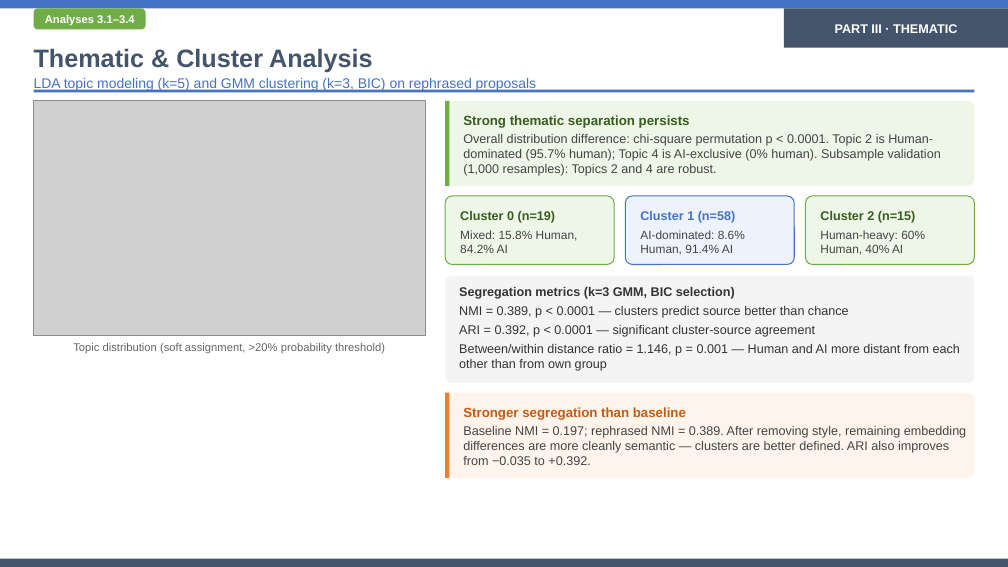
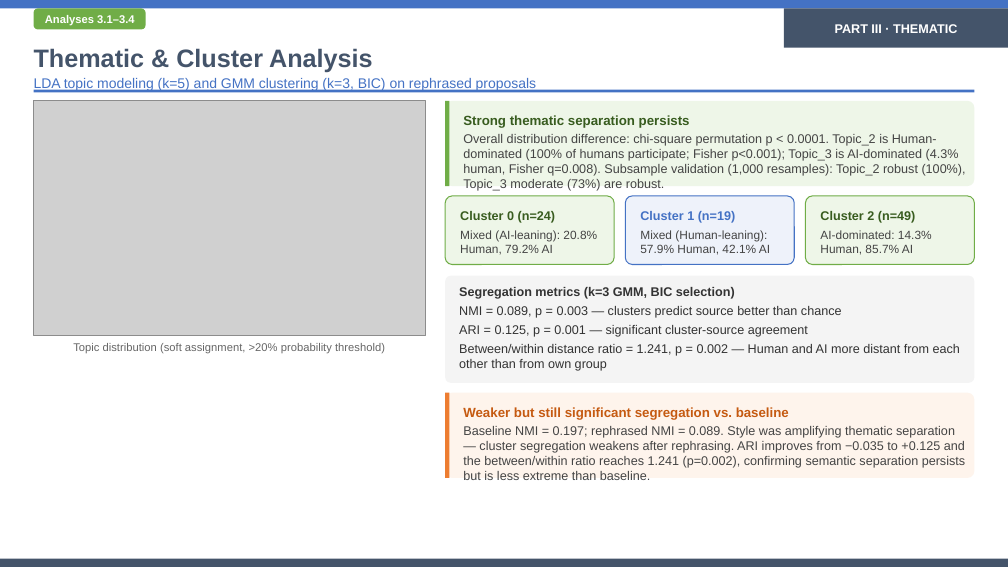
Before and after one commit to eveyhuang/human-AI-proposal, a slide deck: slide 16 of results/slides/style_controlled_comparison_presentation.pptx. Drawn at 1008x567 pixels with LibreOffice and Linux fonts; fonts in the diff are those of the drawing; grey boxes stand for pictures. Boxes give left, top, right and bottom in pixels: in the first picture for what was removed or moved away, otherwise in the second. Text is boxed around its words. In the diff, an @@ line names an element or a change of style, - is before the commit and + after.

```diff
--- a/results/slides/style_controlled_comparison_presentation.pptx
+++ b/results/slides/style_controlled_comparison_presentation.pptx
@@ text at (x1=463, y1=134, x2=966, y2=191): text changed @@
-Overall distribution difference: chi-square permutation p < 0.0001. Topic 2 is Human-dominated (95.7% human); Topic 4 is AI-exclusive (0% human). Subsample validation (1,000 resamples): Topics 2 and 4 are robust.
+Overall distribution difference: chi-square permutation p < 0.0001. Topic_2 is Human-dominated (100% of humans participate; Fisher p<0.001); Topic_3 is AI-dominated (4.3% human, Fisher q=0.008). Subsample validation (1,000 resamples): Topic_2 robust (100%), Topic_3 moderate (73%) are robust.
@@ text at (x1=460, y1=210, x2=555, y2=223): text changed @@
-Cluster 0 (n=19)
+Cluster 0 (n=24)
@@ text at (x1=460, y1=230, x2=597, y2=254): text changed @@
-Mixed: 15.8% Human, 84.2% AI
+Mixed (AI-leaning): 20.8% Human, 79.2% AI
@@ text at (x1=640, y1=211, x2=735, y2=223): text changed @@
-Cluster 1 (n=58)
+Cluster 1 (n=19)
@@ text at (x1=640, y1=230, x2=770, y2=255): text changed @@
-AI-dominated: 8.6% Human, 91.4% AI
+Mixed (Human-leaning): 57.9% Human, 42.1% AI
@@ text at (x1=820, y1=211, x2=915, y2=223): text changed @@
-Cluster 2 (n=15)
+Cluster 2 (n=49)
@@ text at (x1=820, y1=230, x2=932, y2=255): text changed @@
-Human-heavy: 60% Human, 40% AI
+AI-dominated: 14.3% Human, 85.7% AI
@@ text at (x1=459, y1=306, x2=842, y2=318): text changed @@
-NMI = 0.389, p < 0.0001 — clusters predict source better than chance
+NMI = 0.089, p = 0.003 — clusters predict source better than chance
@@ text at (x1=459, y1=325, x2=808, y2=337): text changed @@
-ARI = 0.392, p < 0.0001 — significant cluster-source agreement
+ARI = 0.125, p = 0.001 — significant cluster-source agreement
@@ text at (x1=459, y1=344, x2=960, y2=371): text changed @@
-Between/within distance ratio = 1.146, p = 0.001 — Human and AI more distant from each other than from own group
+Between/within distance ratio = 1.241, p = 0.002 — Human and AI more distant from each other than from own group
@@ text at (x1=463, y1=407, x2=789, y2=420): text changed @@
-Stronger segregation than baseline
+Weaker but still significant segregation vs. baseline
@@ text at (x1=463, y1=426, x2=965, y2=480): text changed @@
-Baseline NMI = 0.197; rephrased NMI = 0.389. After removing style, remaining embedding differences are more cleanly semantic — clusters are better defined. ARI also improves from −0.035 to +0.392.
+Baseline NMI = 0.197; rephrased NMI = 0.089. Style was amplifying thematic separation — cluster segregation weakens after rephrasing. ARI improves from −0.035 to +0.125 and the between/within ratio reaches 1.241 (p=0.002), confirming semantic separation persists but is less extreme than baseline.
```
Also in this commit, not shown: 16 other slides changed, 2 other files.
